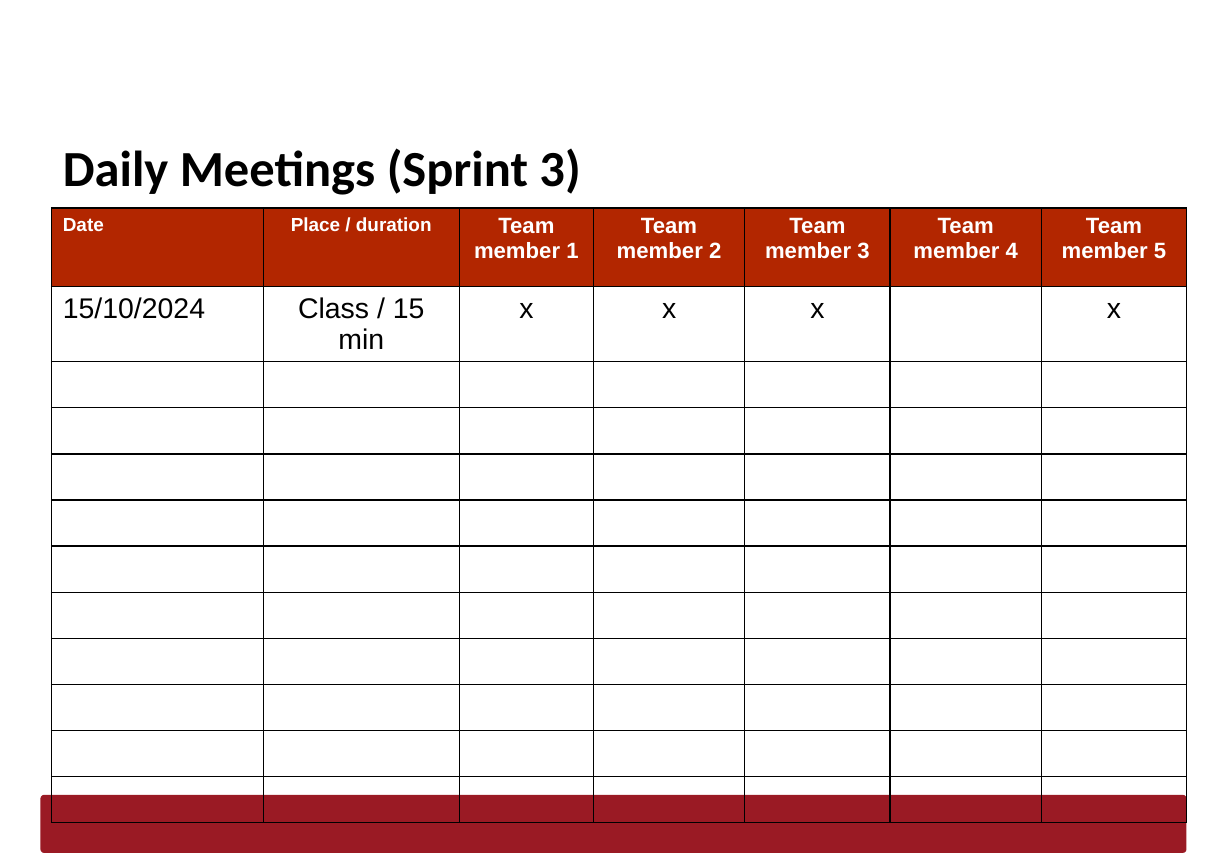
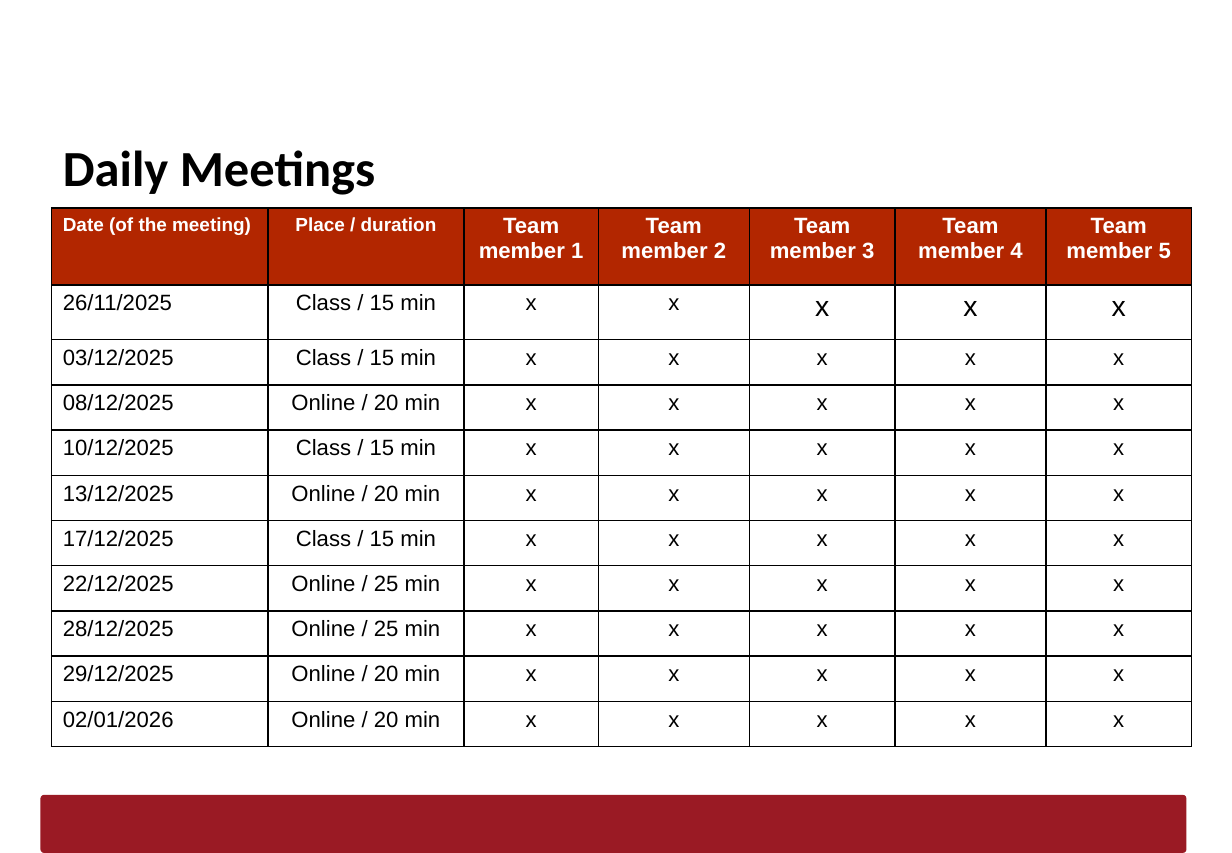
Before and after one commit to AfonsoMachado1892/Logistics-on-Rails, a slide deck: slide 11 of Scrum/sprint3/Report/LAPR3-Report-Sprint3_G092.pptx. Drawn at 1232x853 pixels with LibreOffice and Linux fonts; fonts in the diff are those of the drawing; background and template pictures are left out. Boxes give left, top, right and bottom in pixels: in the first picture for what was removed or moved away, otherwise in the second. Text is boxed around its words. In the diff, an @@ line names an element or a change of style, - is before the commit and + after.

```diff
--- a/Scrum/sprint3/Report/LAPR3-Report-Sprint3_G092.pptx
+++ b/Scrum/sprint3/Report/LAPR3-Report-Sprint3_G092.pptx
@@ title at (63, 150, 376, 195): text changed @@
-Daily Meetings (Sprint 3)
+Daily Meetings
@@ table at (51, 208, 1191, 746) @@
-row 1: Date | Place / duration | Team member 1 | Team member 2 | Team member 3 | Team member 4 | Team member 5
-row 2: 15/10/2024 | Class / 15 min | x | x | x |  | x
-row 3:  |  |  |  |  |  | 
-row 4:  |  |  |  |  |  | 
-row 5:  |  |  |  |  |  | 
-row 6:  |  |  |  |  |  | 
-row 7:  |  |  |  |  |  | 
-row 8:  |  |  |  |  |  | 
-row 9:  |  |  |  |  |  | 
-row 10:  |  |  |  |  |  | 
-row 11:  |  |  |  |  |  | 
-row 12:  |  |  |  |  |  | 
+row 1: Date (of the meeting) | Place / duration | Team member 1 | Team member 2 | Team member 3 | Team member 4 | Team member 5
+row 2: 26/11/2025 | Class / 15 min | x | x | x | x | x
+row 3: 03/12/2025 | Class / 15 min | x | x | x | x | x
+row 4: 08/12/2025 | Online / 20 min | x | x | x | x | x
+row 5: 10/12/2025 | Class / 15 min | x | x | x | x | x
+row 6: 13/12/2025 | Online / 20 min | x | x | x | x | x
+row 7: 17/12/2025 | Class / 15 min | x | x | x | x | x
+row 8: 22/12/2025 | Online / 25 min | x | x | x | x | x
+row 9: 28/12/2025 | Online / 25 min | x | x | x | x | x
+row 10: 29/12/2025 | Online / 20 min | x | x | x | x | x
+row 11: 02/01/2026 | Online / 20 min | x | x | x | x | x
@@ table: place and size @@
-table at (51, 208, 1186, 804)
+table at (51, 208, 1191, 746)
```
Also in this commit, not shown: 4 other slides changed, 1 other file.
